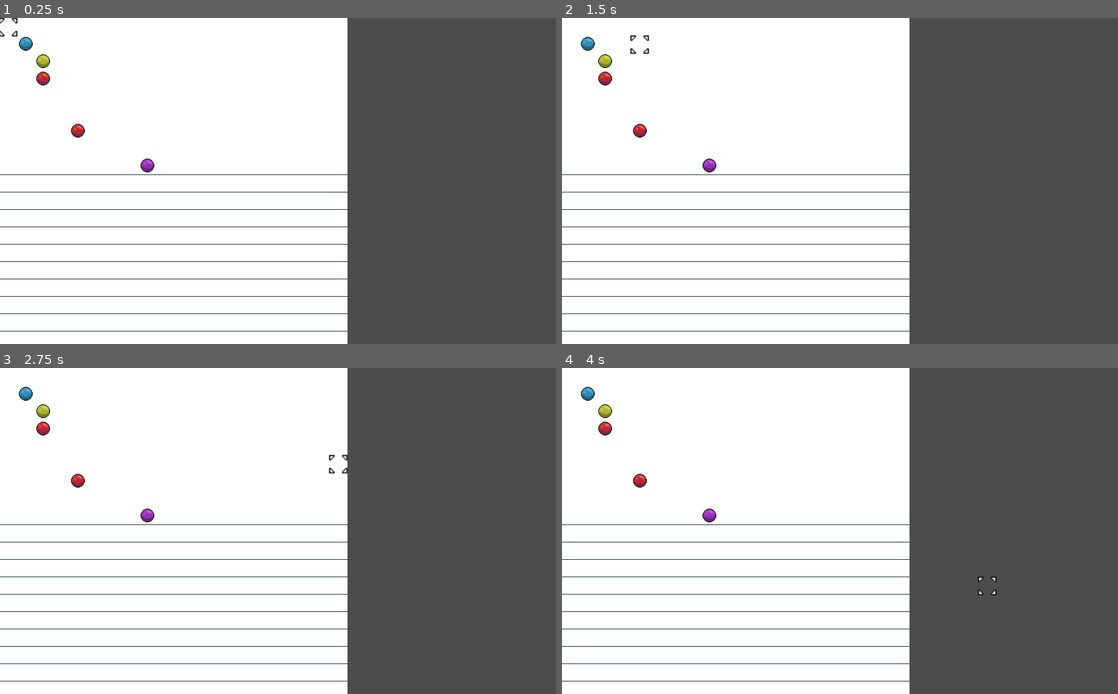
Above: before the commit, frames 1-4 (two rows, left to right).
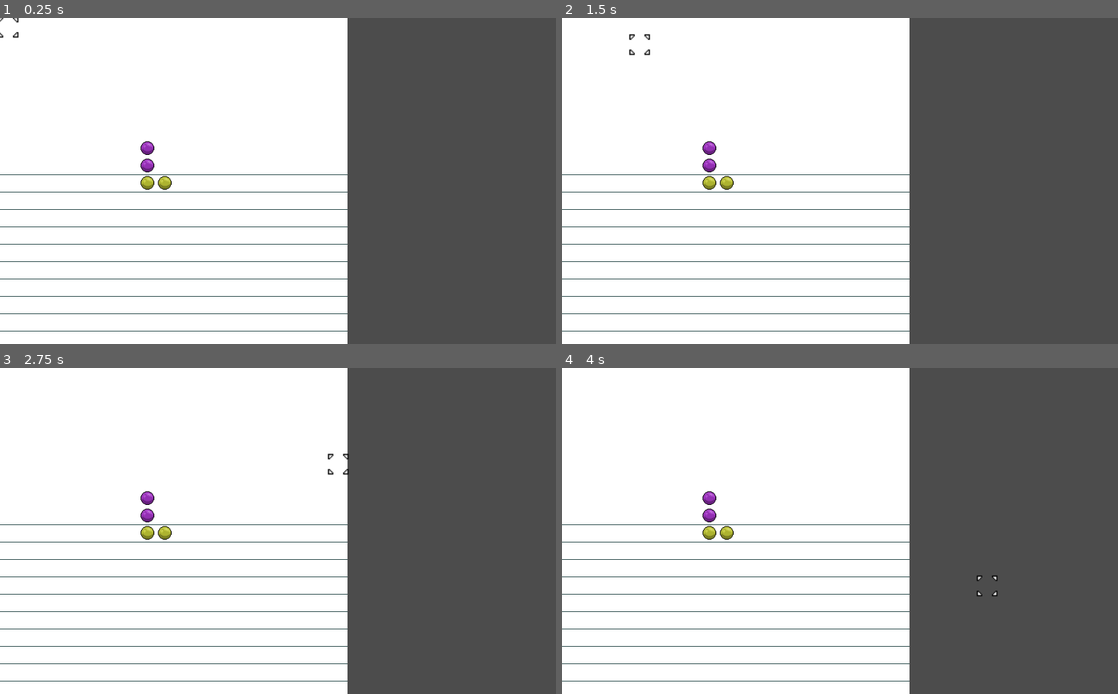
Above: after the commit, the same moments.

Repository: DaveRendell/gridcursor
Game: Godot game, scene res://SquareGrid.tscn
Two runs of this game, one before a commit and one after it. Both use one fixed random seed, a clock stepped at 60 frames per second and the inputs below.
Inputs (mouse positions are in pixels of both pictures, inside the frame that each line leads up to):
- Up to frame 1 (0.25 s): no input
- Up to frame 2 (1.5 s): tap Enter (ui_accept) at 0.5, 0.77 s; move the mouse to (962, 164) at 0.52 s; hold Right (ui_right) 0.53-1.28 s; click (962, 164) at 0.67 s; move the mouse to (728, 197) at 1.27 s; hold Down (ui_down) from 1.28 s (still down); click (728, 197) at 1.42 s
- Up to frame 3 (2.75 s): tap Enter (ui_accept) at 1.52 s; move the mouse to (333, 459) at 2.02 s; release Down (ui_down) at 2.03 s; hold Right (ui_right) from 2.03 s (still down); click (333, 459) at 2.17 s
- Up to frame 4 (4 s): tap Enter (ui_accept) at 2.75, 3.02, 3.77 s; move the mouse to (812, 596) at 2.77 s; release Right (ui_right) at 2.78 s; hold Up (ui_up) 2.78-3.53 s; click (812, 596) at 2.92 s; move the mouse to (1006, 579) at 3.52 s; hold Left (ui_left) from 3.53 s (still down); click (1006, 579) at 3.67 s

The runs differ from the first frame. In frame 1, 0.7% of the frame differs, in the area x 0-31%, y 0-53%; in frame 2, 0.7%, in the area x 3-31%, y 4-53%; in frame 3, 0.7%; in frame 4, 0.7%.

Commit message:
Path around enemy units

Diff:
--- a/Grid.gd
+++ b/Grid.gd
@@ -58,6 +58,17 @@
 
 func get_adjacent_cells(x: int, y: int):
 	push_error("Implement get_adjacent_cells in inheriting scene")
+
+func node_array():
+	var output = []
+	output.resize(grid_width)
+	for i in grid_height:
+		var col = []
+		col.resize(grid_height)
+		output[i] = col
+	for node in $GridNodes.get_children():
+		output[node.x][node.y] = node
+	return output
 
 func _input(event):
 	if active:
--- a/Grid.tscn
+++ b/Grid.tscn
@@ -1,10 +1,8 @@
-[gd_scene load_steps=7 format=2]
+[gd_scene load_steps=5 format=2]
 
 [ext_resource path="res://Grid.gd" type="Script" id=1]
 [ext_resource path="res://img/ui/grid/cursor/0.png" type="Texture" id=2]
 [ext_resource path="res://img/ui/grid/cursor/1.png" type="Texture" id=3]
-[ext_resource path="res://InanimateBlob.tscn" type="PackedScene" id=4]
-[ext_resource path="res://LogBlob.tscn" type="PackedScene" id=5]
 
 [sub_resource type="SpriteFrames" id=2]
 animations = [ {
@@ -37,19 +35,8 @@
 
 [node name="GridNodes" type="Node" parent="."]
 
-[node name="InanimateBlob" parent="GridNodes" instance=ExtResource( 4 )]
-x = 2
-y = 3
-
-[node name="InanimateBlob2" parent="GridNodes" instance=ExtResource( 4 )]
-x = 4
-y = 6
-
-[node name="LogBlob" parent="GridNodes" instance=ExtResource( 5 )]
-x = 2
-y = 2
-
-[node name="Highlights" type="Node" parent="."]
+[node name="Highlights" type="Node2D" parent="."]
+show_behind_parent = true
 
 [connection signal="mouse_entered" from="Background" to="." method="_on_Background_mouse_entered"]
 [connection signal="mouse_exited" from="Background" to="." method="_on_Background_mouse_exited"]
--- a/HexGrid.gd
+++ b/HexGrid.gd
@@ -44,7 +44,7 @@
 
 func get_adjacent_cells(x: int, y: int):
 	var cube_coords = offset_to_cube(x, y)
-	return [
+	var unbounded_neighbours = [
 		cube_to_offset(cube_coords[0], cube_coords[1] - 1, cube_coords[2] + 1),
 		cube_to_offset(cube_coords[0], cube_coords[1] + 1, cube_coords[2] - 1),
 		cube_to_offset(cube_coords[0] - 1, cube_coords[1], cube_coords[2] + 1),
@@ -52,6 +52,21 @@
 		cube_to_offset(cube_coords[0] - 1, cube_coords[1] + 1, cube_coords[2]),
 		cube_to_offset(cube_coords[0] + 1, cube_coords[1] - 1, cube_coords[2])
 	]
+	var output = []
+	for neighbour in unbounded_neighbours:
+		if neighbour[0] >= 0 and neighbour[0] < grid_width\
+		and neighbour[1] >= 0 and neighbour[1] < grid_height:
+			output.append(neighbour)
+	return output
+
+func add_highlight(x: int, y: int, color: Color):
+	var r = ColorRect.new()
+	r.rect_position = position_from_coordinates(x, y)
+	r.rect_size = Vector2(grid_size, grid_size)
+	r.color = color
+	r.show_behind_parent = true
+	r.mouse_filter = Control.MOUSE_FILTER_IGNORE
+	$Highlights.add_child(r)
 
 # https://www.redblobgames.com/grids/hexagons/
 func cube_to_offset(q, r, s):
--- a/HexGrid.tscn
+++ b/HexGrid.tscn
@@ -1,7 +1,14 @@
-[gd_scene load_steps=3 format=2]
+[gd_scene load_steps=4 format=2]
 
 [ext_resource path="res://HexGrid.gd" type="Script" id=1]
 [ext_resource path="res://Grid.tscn" type="PackedScene" id=2]
+[ext_resource path="res://Unit.tscn" type="PackedScene" id=3]
 
 [node name="HexGrid" instance=ExtResource( 2 )]
 script = ExtResource( 1 )
+
+[node name="Background" parent="." index="0"]
+show_behind_parent = true
+
+[node name="Unit" parent="GridNodes" index="3" instance=ExtResource( 3 )]
+team = 0
--- a/SquareGrid.gd
+++ b/SquareGrid.gd
@@ -37,12 +37,18 @@
 	r.rect_position = position_from_coordinates(x, y)
 	r.rect_size = Vector2(grid_size, grid_size)
 	r.color = color
+	r.show_behind_parent = true
+	r.mouse_filter = Control.MOUSE_FILTER_IGNORE
 	$Highlights.add_child(r)
 
 func get_adjacent_cells(x: int, y: int):
-	return [
-		[x, y - 1],
-		[x, y + 1],
-		[x + 1, y],
-		[x - 1, y]
-	]
+	var output = []
+	if (y - 1) >= 0:
+		output.append([x, y - 1])
+	if (y + 1) < grid_height:
+		output.append([x, y + 1])
+	if (x - 1) >= 0:
+		output.append([x - 1, y])
+	if (x + 1) < grid_width:
+		output.append([x + 1, y])
+	return output
--- a/SquareGrid.tscn
+++ b/SquareGrid.tscn
@@ -1,20 +1,29 @@
-[gd_scene load_steps=5 format=2]
+[gd_scene load_steps=4 format=2]
 
 [ext_resource path="res://Grid.tscn" type="PackedScene" id=1]
 [ext_resource path="res://SquareGrid.gd" type="Script" id=2]
-[ext_resource path="res://MovingBlob.tscn" type="PackedScene" id=3]
 [ext_resource path="res://Unit.tscn" type="PackedScene" id=4]
 
 [node name="SquareGrid" instance=ExtResource( 1 )]
 script = ExtResource( 2 )
 
-[node name="Cursor" parent="." index="1"]
-frame = 1
+[node name="Background" parent="." index="0"]
+show_behind_parent = true
 
-[node name="MovingBlob" parent="GridNodes" index="3" instance=ExtResource( 3 )]
-x = 1
-y = 1
-
-[node name="Unit" parent="GridNodes" index="4" instance=ExtResource( 4 )]
+[node name="Unit" parent="GridNodes" index="0" instance=ExtResource( 4 )]
 x = 8
 y = 8
+
+[node name="Unit2" parent="GridNodes" index="1" instance=ExtResource( 4 )]
+x = 8
+y = 9
+team = 1
+
+[node name="Unit3" parent="GridNodes" index="2" instance=ExtResource( 4 )]
+x = 9
+y = 9
+team = 1
+
+[node name="Unit4" parent="GridNodes" index="3" instance=ExtResource( 4 )]
+x = 8
+y = 7
--- a/Unit.gd
+++ b/Unit.gd
@@ -1,6 +1,13 @@
 extends "res://GridNode.gd"
 
 export var movement = 6
+export var team = 0
+
+func _ready():
+	if team == 0:
+		$AnimatedSprite.animation = "purple"
+	if team == 1:
+		$AnimatedSprite.animation = "yellow"
 
 
 func select(grid):
@@ -13,8 +20,13 @@
 
 func handle_grid_click(grid):
 	var options = movement_options(grid)
+	var node_array = grid.node_array()
 
-	if options.has([grid.cursor_x, grid.cursor_y]):
+	var is_option = options.has([grid.cursor_x, grid.cursor_y])
+	var node = node_array[grid.cursor_x][grid.cursor_y]
+	var space_occupied = node != null
+
+	if is_option and not space_occupied:
 		x = grid.cursor_x
 		y = grid.cursor_y
 
@@ -33,6 +45,7 @@
 		for j in grid.grid_height:
 			col[j] = -1
 		remaining_movement[i] = col
+	var node_array = grid.node_array()
 
 	remaining_movement[x][y] = movement
 	var updates = [[x, y]]
@@ -50,8 +63,11 @@
 				var a_y = a[1]
 				# TODO update with terrain based movement cost
 				var a_remain = u_remain - 1
+				var has_movement = a_remain > remaining_movement[a_x][a_y]
+				var a_node = node_array[a_x][a_y]
+				var enemy_node = (a_node != null) and (a_node.team != team)
 
-				if a_remain > remaining_movement[a_x][a_y]:
+				if has_movement and not enemy_node:
 					remaining_movement[a_x][a_y] = a_remain
 					new_updates.append(a)
 		updates = new_updates
--- a/Unit.tscn
+++ b/Unit.tscn
@@ -1,21 +1,29 @@
-[gd_scene load_steps=5 format=2]
+[gd_scene load_steps=6 format=2]
 
 [ext_resource path="res://GridNode.tscn" type="PackedScene" id=1]
 [ext_resource path="res://Unit.gd" type="Script" id=2]
 [ext_resource path="res://img/orb_purple.png" type="Texture" id=3]
+[ext_resource path="res://img/orb_yellow.png" type="Texture" id=4]
 
 [sub_resource type="SpriteFrames" id=1]
 animations = [ {
 "frames": [ ExtResource( 3 ) ],
 "loop": true,
-"name": "default",
+"name": "purple",
+"speed": 5.0
+}, {
+"frames": [ ExtResource( 4 ) ],
+"loop": true,
+"name": "yellow",
 "speed": 5.0
 } ]
 
 [node name="Unit" instance=ExtResource( 1 )]
 script = ExtResource( 2 )
 movement = 6
+team = 0
 
 [node name="AnimatedSprite" type="AnimatedSprite" parent="." index="0"]
 frames = SubResource( 1 )
+animation = "yellow"
 centered = false
